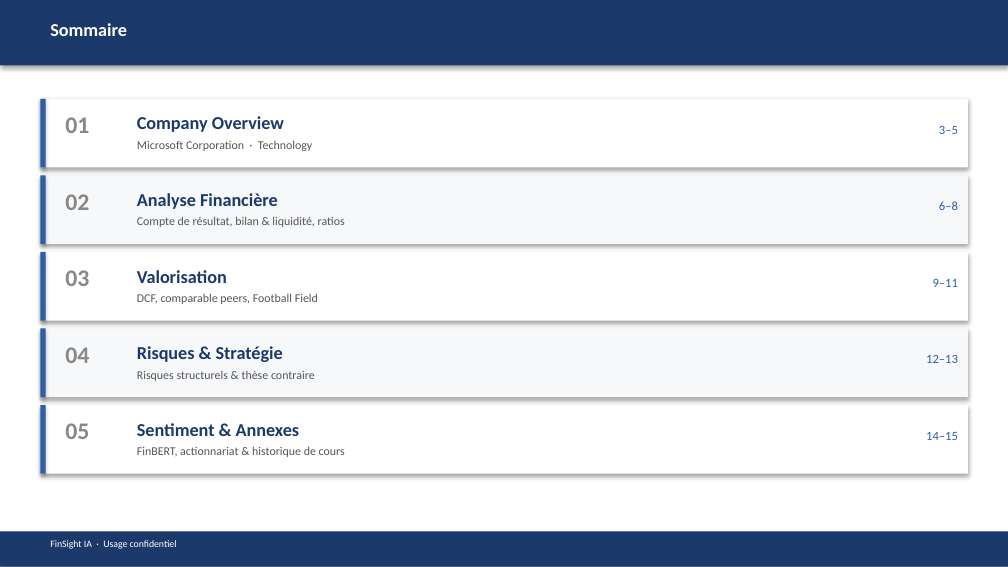
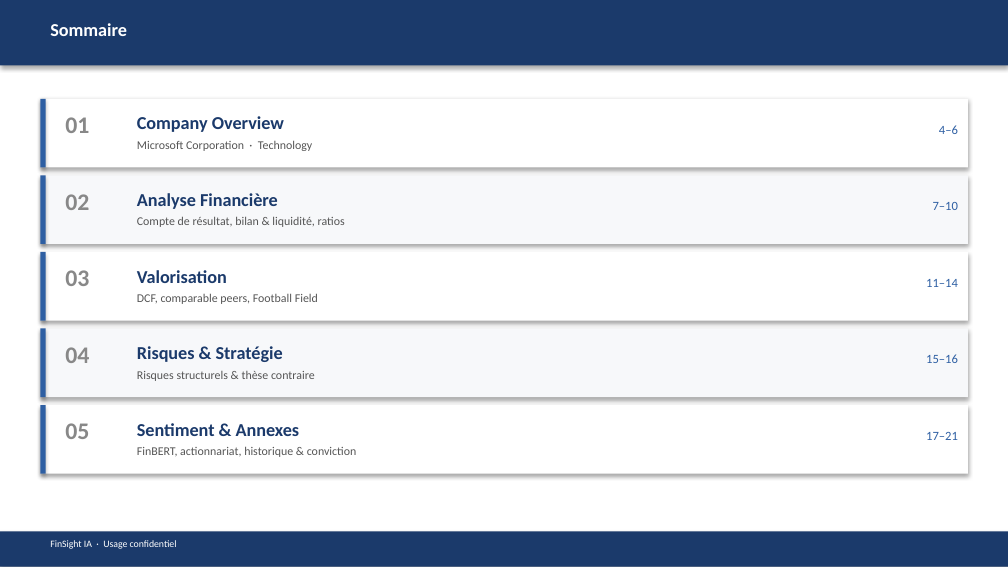
Before and after one commit to baptistejeh07-art/finsight-ia, a slide deck: slide 3 of preview/MSFT/MSFT_pitchbook.pptx. Drawn at 1008x567 pixels with LibreOffice and Linux fonts; fonts in the diff are those of the drawing. Boxes give left, top, right and bottom in pixels: in the first picture for what was removed or moved away, otherwise in the second. Text is boxed around its words. In the diff, an @@ line names an element or a change of style, - is before the commit and + after.

```diff
--- a/preview/MSFT/MSFT_pitchbook.pptx
+++ b/preview/MSFT/MSFT_pitchbook.pptx
@@ text at <box>939,125,958,134</box>: text changed @@
-3–5
+4–6
@@ text at <box>933,202,958,210</box>: text changed @@
-6–8
+7–10
@@ text at <box>926,279,958,287</box>: text changed @@
-9–11
+11–14
@@ text at <box>926,354,958,363</box>: text changed @@
-12–13
+15–16
@@ text at <box>137,446,357,457</box>: text changed @@
-FinBERT, actionnariat & historique de cours
+FinBERT, actionnariat, historique & conviction
@@ text at <box>926,432,958,440</box>: text changed @@
-14–15
+17–21
```
Also in this commit, not shown: 8 other slides changed, 3 slides added, 1 other file.
